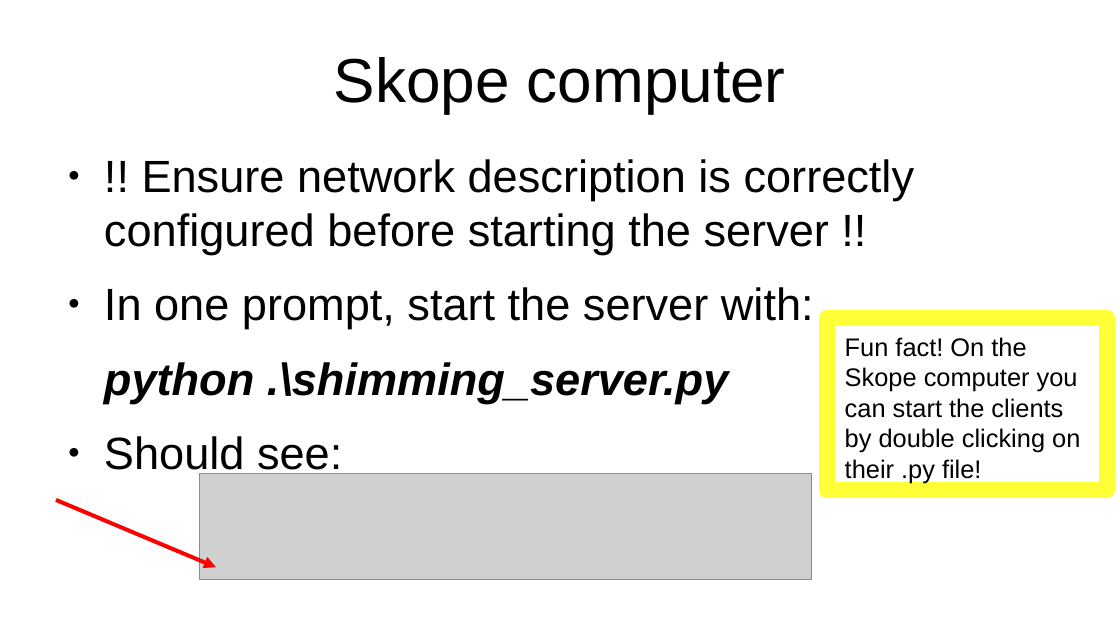
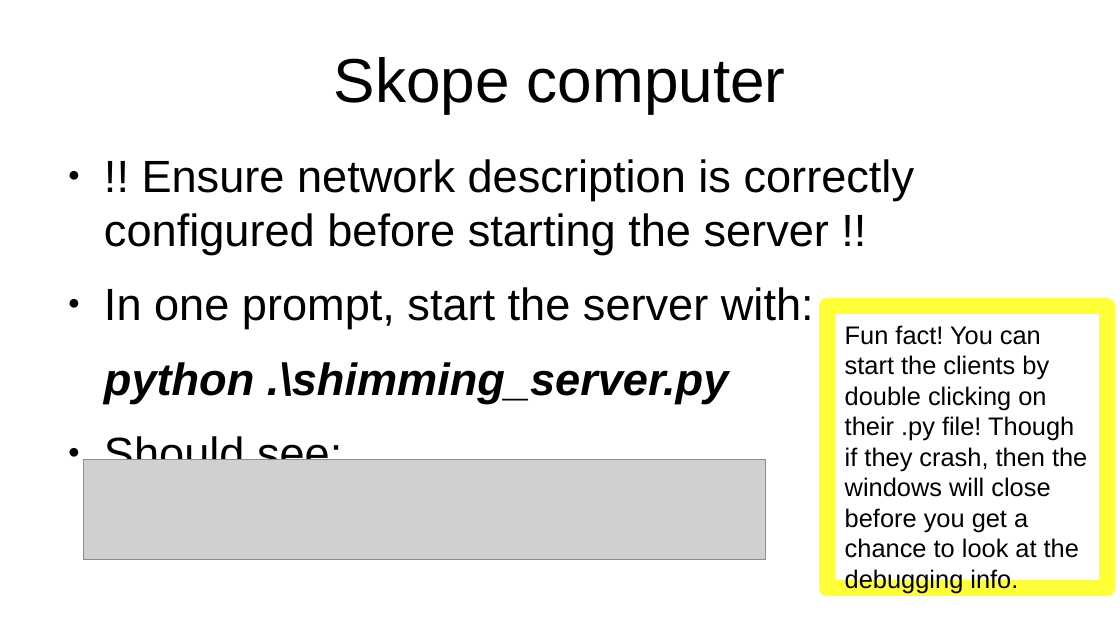
Before and after one commit to seventeenmagpie/skope-mrshim, a slide deck: slide 20 of shimmer/docs/user_guide_with_images.odp (slide 18 before the commit). Drawn at 1120x630 pixels with LibreOffice and Linux fonts; fonts in the diff are those of the drawing; grey boxes stand for pictures. Boxes give left, top, right and bottom in pixels: in the first picture for what was removed or moved away, otherwise in the second. Text is boxed around its words. In the diff, an @@ line names an element or a change of style, - is before the commit and + after.

```diff
--- a/shimmer/docs/user_guide_with_images.odp
+++ b/shimmer/docs/user_guide_with_images.odp
@@ rectangle "Fun fact! You can start ...": place and size @@
-rectangle "Fun fact! You can start ..." at (827, 318, 1108, 490)
+rectangle "Fun fact! You can start ..." at (827, 306, 1108, 588)
@@ text in rectangle at (845, 325, 1087, 593): text changed @@
-Fun fact! On the Skope computer you can start the clients by double clicking on their .py file!
+Fun fact! You can start the clients by double clicking on their .py file! Though if they crash, then the windows will close before you get a chance to look at the debugging info.
@@ picture: place and size @@
-picture at (200, 474, 812, 580)
+picture at (83, 460, 765, 560)
@@ arrow removed from (56, 500) to (216, 567) @@
```
Also in this commit, not shown: 24 other slides changed, 3 slides added, 1 other file.
